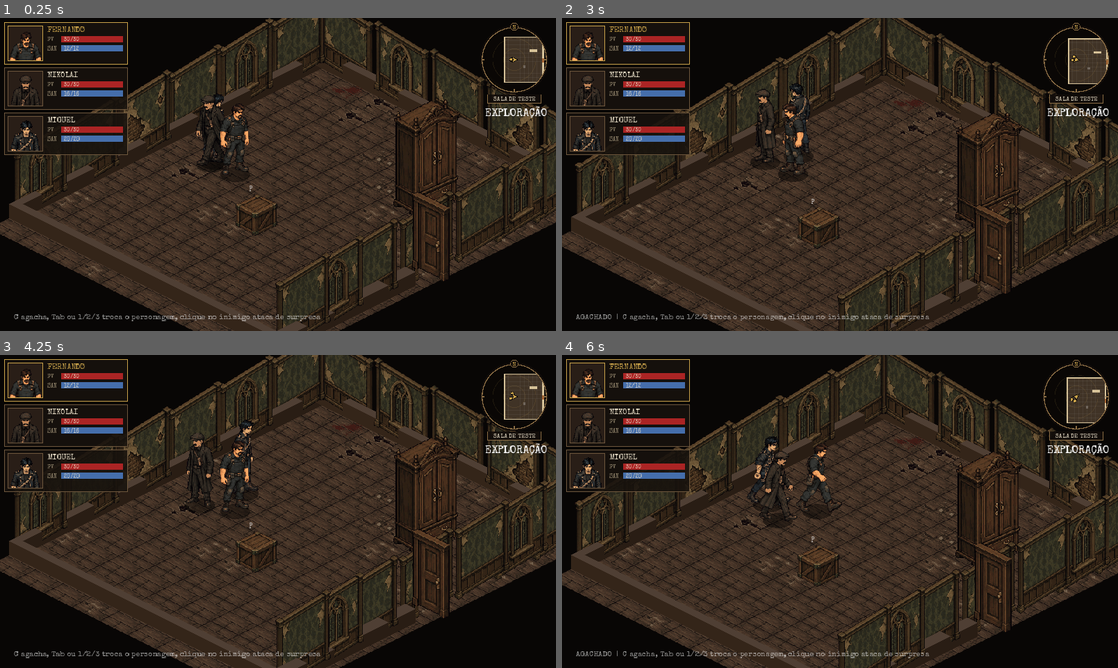
Above: before the commit, frames 1-4 (two rows, left to right).
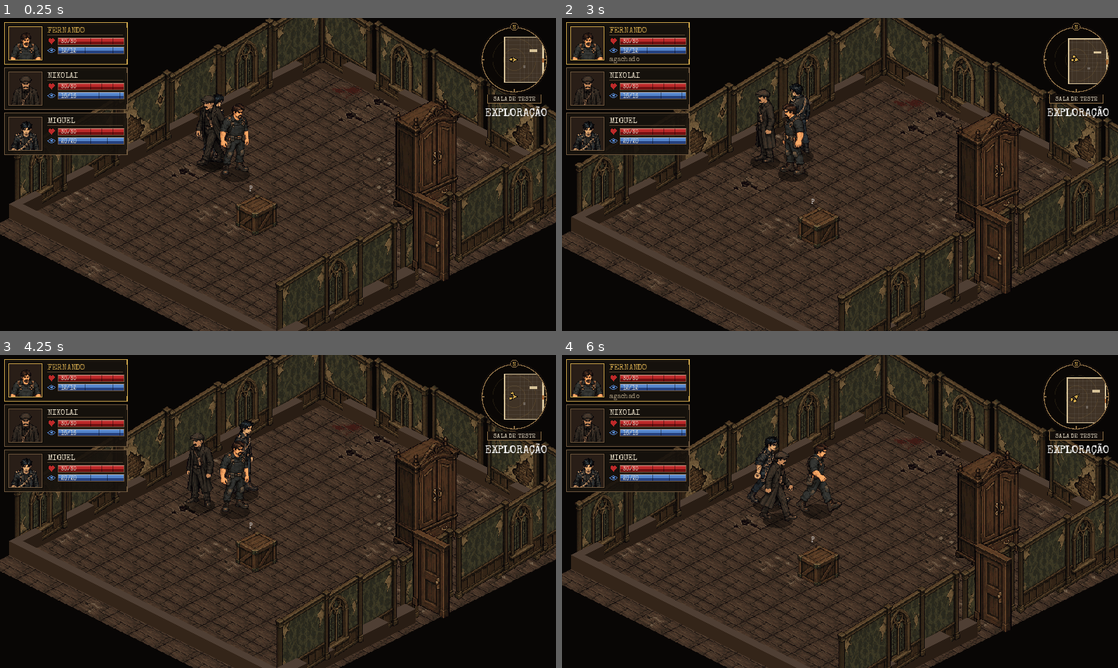
Above: after the commit, the same moments.

Repository: Brombilaa/game
Game: Godot game, scene res://scenes/exploration/test_room.tscn
Same seed, same stepped clock (60 frames per second), same inputs: the game is played once before the commit and once after it.
Inputs (mouse positions are in pixels of both pictures, inside the frame that each line leads up to):
- Up to frame 1 (0.25 s): no input
- Up to frame 2 (3 s): tap Enter at 0.5 s; move the mouse to (962, 158) at 0.52 s; hold D 0.53-1.28 s; tap R at 0.6 s; click (962, 158) at 0.67 s; tap Space at 0.77, 1.52 s; move the mouse to (728, 190) at 1.27 s; tap Tab at 1.35 s; move the mouse to (895, 105) at 2.02 s; hold D from 2.03 s (still down); tap 1 at 2.1 s; move the mouse to (812, 237) at 2.77 s; tap C at 2.85 s; click (812, 237) at 2.92 s
- Up to frame 3 (4.25 s): tap Space at 3.02, 3.5, 3.77 s; move the mouse to (444, 558) at 3.52 s; release D at 3.53 s; tap R at 3.6 s
- Up to frame 4 (6 s): move the mouse to (673, 464) at 4.27 s; tap Tab at 4.35 s; tap Space at 4.52 s; move the mouse to (867, 511) at 5.02 s; tap 1 at 5.1 s; click (867, 511) at 5.17 s; move the mouse to (756, 433) at 5.77 s; hold D from 5.78 s (still down); tap C at 5.85 s

The runs differ from the first frame. In frame 1, 3.0% of the frame differs, in the area x 1-58%, y 1-97%; in frame 2, 3.1%, in the area x 1-67%, y 1-97%; in frame 3, 3.0%; in frame 4, 3.1%.

Commit message:
HUD: fichas com ícones, barras detalhadas, gemas de PA e sem controles na tela
Co-Authored-By: Claude Sonnet 5.5 <noreply@anthropic.com>
Claude-Session: https://claude.ai/code/session_01EDsCLAYL4TarXeRBSa7t1B

Diff:
--- a/scripts/exploration/test_room.gd
+++ b/scripts/exploration/test_room.gd
@@ -28,7 +28,9 @@
 const FOLLOW_DISTANCE := 60.0  # distância fixa do seguidor ao líder (provisório)
 const FOLLOW_SPREAD := 1.0  # variação do ângulo do seguidor em radianos (provisório)
 const REVIVE_REACH := 16.0  # borda a borda: "adjacente" para reanimar
-const SHEET_SIZE := Vector2(212, 72)
+const SHEET_SCALE := 1.0  # escala das fichas do grupo (Léo pediu 25% menores: ver _k)
+const SHEET_SIZE := Vector2(212, 72) * SHEET_SCALE
+const HUD_BRONZE := Color(0.43, 0.34, 0.24)
 const POPUP_SECONDS := 1.2
 const HIT_SHAKE_SECONDS := 0.2
 const CRIT_SHAKE_SECONDS := 0.35
@@ -700,12 +702,6 @@
 	if mode == Mode.COMBAT:
 		_draw_preview(font)
 	_draw_hud(font)
-	# Textos de rodapé presos à tela, não à sala que rola.
-	var footer := get_canvas_transform().affine_inverse() * Vector2(24, 520)
-	if mode == Mode.COMBAT:
-		draw_string(font, footer, "Rodada %d  |  Espaço passa, D atrasa, R reinicia" % turns.round_number, HORIZONTAL_ALIGNMENT_LEFT, -1, 13, Color(1, 1, 1, 0.6))
-	elif mode == Mode.EXPLORATION:
-		draw_string(font, footer, ("AGACHADO  |  " if player.crouched else "") + "C agacha, Tab ou 1/2/3 troca o personagem, clique no inimigo ataca de surpresa", HORIZONTAL_ALIGNMENT_LEFT, -1, 13, Color(1, 1, 1, 0.6))
 	for p in popups:
 		_draw_popup(font, p)
 
@@ -919,6 +915,15 @@
 		queue_redraw()
 
 
+# Medida do desenho em tamanho cheio -> pixels da ficha na escala atual.
+func _k(v: float) -> float:
+	return v * SHEET_SCALE
+
+
+func _fs(size: int) -> int:
+	return maxi(roundi(size * SHEET_SCALE), 8)
+
+
 func _portrait_rect(i: int) -> Rect2:
 	return Rect2(Vector2(8, 8 + i * (SHEET_SIZE.y + 6)), SHEET_SIZE)
 
@@ -943,44 +948,99 @@
 			_draw_actions(font, to_world)
 
 
+# Ficha de um membro do grupo. `k` é a escala (SHEET_SCALE): todas as medidas abaixo são do desenho
+# em tamanho cheio e passam por `_k`.
 func _draw_sheet(font: Font, m: Combatant, pos: Vector2) -> void:
 	var active := m == player
 	var gold := PlaceholderArt.color("destaque")
+	var edge := gold if active else HUD_BRONZE
 	var box := Rect2(pos, SHEET_SIZE)
-	draw_rect(box, Color(0.09, 0.07, 0.05, 0.88))
-	draw_rect(box, gold if active else Color(0.43, 0.34, 0.24), false, 1.0)
-	var face := Rect2(pos + Vector2(6, 6), Vector2(60, 60))
+	draw_rect(box, Color(0.09, 0.07, 0.05, 0.9))
+	draw_rect(Rect2(box.position + Vector2(_k(3), _k(3)), box.size - Vector2(_k(6), _k(6))), Color(0.13, 0.1, 0.07, 0.6), false, 1.0)
+	draw_rect(box, edge, false, 1.0)
+	for corner in [Vector2(0, 0), Vector2(1, 0), Vector2(0, 1), Vector2(1, 1)]:  # cantoneiras douradas
+		var c: Vector2 = box.position + corner * box.size
+		var dx := Vector2(-corner.x * 2.0 + 1.0, 0.0) * _k(9)
+		var dy := Vector2(0.0, -corner.y * 2.0 + 1.0) * _k(9)
+		draw_line(c, c + dx, edge, 2.0)
+		draw_line(c, c + dy, edge, 2.0)
+	var face := Rect2(pos + Vector2(_k(7), _k(7)), Vector2(_k(58), _k(58)))
+	draw_rect(Rect2(face.position - Vector2(2, 2), face.size + Vector2(4, 4)), Color(0.05, 0.04, 0.03))
 	draw_rect(face, Color(0.16, 0.12, 0.09))
 	agent_sheets[looks.get(m, 0)].draw_portrait(self, face)
 	if not m.is_alive():
 		draw_rect(face, Color(0.4, 0, 0, 0.5))
-	draw_rect(face, gold if active else Color(0.43, 0.34, 0.24), false, 1.0)
-	draw_string(font, pos + Vector2(74, 16), m.name.to_upper(), HORIZONTAL_ALIGNMENT_LEFT, -1, 13, gold if active else Color(0.93, 0.89, 0.8))
-	_draw_bar(font, pos + Vector2(74, 22), "PV", m.pv, m.max_pv, Color(0.67, 0.14, 0.14))
-	_draw_bar(font, pos + Vector2(74, 38), "SAN", m.san, m.max_san, Color(0.27, 0.43, 0.67))
+	draw_rect(face, edge, false, 1.0)
+	var left := pos.x + _k(74)
+	draw_string(font, Vector2(left, pos.y + _k(17)), m.name.to_upper(), HORIZONTAL_ALIGNMENT_LEFT, -1, _fs(13), gold if active else Color(0.93, 0.89, 0.8))
+	draw_line(Vector2(left, pos.y + _k(21)), Vector2(pos.x + SHEET_SIZE.x - _k(8), pos.y + _k(21)), Color(0.43, 0.34, 0.24, 0.7), 1.0)
+	_draw_bar(font, Vector2(left, pos.y + _k(25)), "pv", m.pv, m.max_pv, Color(0.74, 0.16, 0.16), Color(0.45, 0.07, 0.07))
+	_draw_bar(font, Vector2(left, pos.y + _k(41)), "san", m.san, m.max_san, Color(0.33, 0.52, 0.8), Color(0.15, 0.26, 0.5))
 	var status := ""
 	if m.dead:
 		status = "MORTO"
 	elif not m.is_alive():
 		status = "CAÍDO"
 	elif mode == Mode.COMBAT and turns and turns.current == m:
-		for k in turns.turn_pa(m):
-			var c := pos + Vector2(100 + k * 14, 62)
-			draw_circle(c, 5.0, gold if k < m.pa else Color(0.2, 0.17, 0.13))
-		draw_string(font, pos + Vector2(74, 66), "PA", HORIZONTAL_ALIGNMENT_LEFT, -1, 10, Color(0.66, 0.6, 0.49))
+		for n in turns.turn_pa(m):
+			_draw_pa_gem(Vector2(left + _k(8) + n * _k(17), pos.y + _k(63)), n < m.pa)
+		draw_string(font, Vector2(left + _k(8) + turns.turn_pa(m) * _k(17) + _k(2), pos.y + _k(67)), "PA", HORIZONTAL_ALIGNMENT_LEFT, -1, _fs(10), Color(0.66, 0.6, 0.49))
 	elif mode == Mode.COMBAT:
 		status = "aguardando"
+	if status == "" and m.crouched and mode == Mode.EXPLORATION:
+		status = "agachado"
 	if status != "":
-		draw_string(font, pos + Vector2(74, 66), status, HORIZONTAL_ALIGNMENT_LEFT, -1, 11, Color(1, 0.45, 0.45) if status != "aguardando" else Color(0.66, 0.6, 0.49))
-
-
-func _draw_bar(font: Font, at: Vector2, label: String, value: int, maximum: int, color: Color) -> void:
-	draw_string(font, at + Vector2(0, 10), label, HORIZONTAL_ALIGNMENT_LEFT, -1, 9, Color(0.66, 0.6, 0.49))
-	var bar := Rect2(at + Vector2(24, 1), Vector2(106, 11))
+		draw_string(font, Vector2(left, pos.y + _k(67)), status, HORIZONTAL_ALIGNMENT_LEFT, -1, _fs(11), Color(1, 0.45, 0.45) if status in ["MORTO", "CAÍDO"] else Color(0.66, 0.6, 0.49))
+
+
+# Gema de PA: losango dourado com brilho quando disponível; vazio, só o contorno.
+func _draw_pa_gem(c: Vector2, full: bool) -> void:
+	var r := _k(7)
+	var pts := PackedVector2Array([c + Vector2(0, -r), c + Vector2(r, 0), c + Vector2(0, r), c + Vector2(-r, 0)])
+	if full:
+		draw_colored_polygon(pts, Color(0.9, 0.7, 0.2))
+		draw_colored_polygon(PackedVector2Array([c + Vector2(0, -r), c + Vector2(r, 0), c, c + Vector2(-r, 0)]), Color(1.0, 0.88, 0.45))
+		draw_polyline(pts + PackedVector2Array([pts[0]]), Color(0.45, 0.3, 0.07), 1.0)
+		draw_circle(c + Vector2(-r * 0.25, -r * 0.35), maxf(_k(1.2), 1.0), Color(1, 1, 0.9))
+	else:
+		draw_colored_polygon(pts, Color(0.12, 0.1, 0.08))
+		draw_polyline(pts + PackedVector2Array([pts[0]]), Color(0.35, 0.28, 0.2), 1.0)
+
+
+# Barra com ícone (coração de PV, olho de SAN), fundo chanfrado, degradê, divisões a cada 5 pontos e brilho.
+func _draw_bar(font: Font, at: Vector2, kind: String, value: int, maximum: int, color: Color, shade: Color) -> void:
+	var icon := at + Vector2(_k(7), _k(7))
+	if kind == "pv":
+		var h := _k(5.0)
+		draw_circle(icon + Vector2(-h * 0.5, -h * 0.35), h * 0.6, color)
+		draw_circle(icon + Vector2(h * 0.5, -h * 0.35), h * 0.6, color)
+		draw_colored_polygon(PackedVector2Array([icon + Vector2(-h * 1.05, -h * 0.1), icon + Vector2(h * 1.05, -h * 0.1), icon + Vector2(0, h * 1.1)]), color)
+	else:
+		var w := _k(6.5)
+		var eye := PackedVector2Array()
+		for i in 13:
+			var t := i / 12.0
+			eye.append(icon + Vector2(lerpf(-w, w, t), -sin(t * PI) * _k(3.4)))
+		for i in 13:
+			var t := 1.0 - i / 12.0
+			eye.append(icon + Vector2(lerpf(-w, w, t), sin(t * PI) * _k(3.4)))
+		draw_polyline(eye + PackedVector2Array([eye[0]]), color, 1.0)
+		draw_circle(icon, _k(2.2), color)
+	var bar := Rect2(at + Vector2(_k(18), _k(1)), Vector2(_k(114), _k(12)))
+	draw_rect(Rect2(bar.position - Vector2(1, 1), bar.size + Vector2(2, 2)), Color(0.04, 0.03, 0.03))
 	draw_rect(bar, Color(0.12, 0.1, 0.09))
+	var fill := bar.size.x * clampf(float(value) / maxf(maximum, 1), 0.0, 1.0) if maximum > 0 else 0.0
+	if fill > 0.0:
+		draw_rect(Rect2(bar.position, Vector2(fill, bar.size.y)), shade)
+		draw_rect(Rect2(bar.position, Vector2(fill, bar.size.y * 0.55)), color)
+		draw_rect(Rect2(bar.position + Vector2(0, 1), Vector2(fill, 1)), color.lightened(0.35))
 	if maximum > 0:
-		draw_rect(Rect2(bar.position, Vector2(bar.size.x * clampf(float(value) / maximum, 0.0, 1.0), bar.size.y)), color)
-	draw_string(font, bar.position + Vector2(4, 9), "%d/%d" % [value, maximum], HORIZONTAL_ALIGNMENT_LEFT, -1, 9, Color(0.93, 0.89, 0.8))
+		var step := 5
+		for n in range(step, maximum, step):
+			var x := bar.position.x + bar.size.x * n / maximum
+			draw_line(Vector2(x, bar.position.y), Vector2(x, bar.end.y), Color(0, 0, 0, 0.45), 1.0)
+	draw_rect(bar, HUD_BRONZE, false, 1.0)
+	draw_string(font, bar.position + Vector2(_k(5), bar.size.y - _k(2.5)), "%d/%d" % [value, maximum], HORIZONTAL_ALIGNMENT_LEFT, -1, _fs(9), Color(0.96, 0.93, 0.85))
 
 
 # Faixa no topo: retratos na ordem da rodada, o da vez em destaque e inimigos em vermelho.
